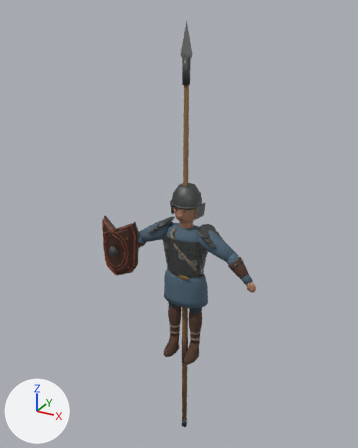
A saved change to the glTF model models/realistic_spearman.glb.
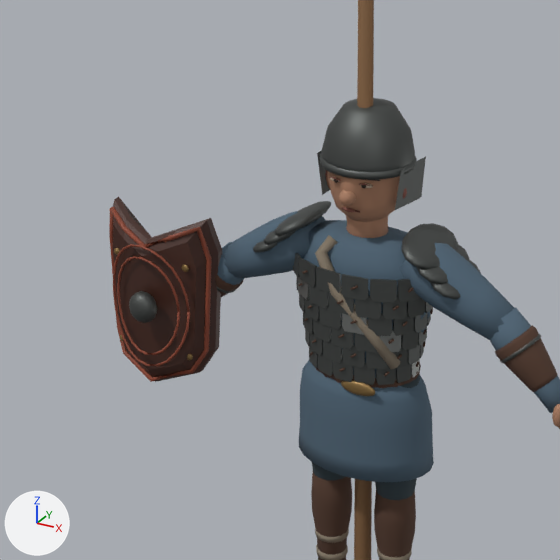
There are two pictures of each version: one whole from a camera (50 mm lens) standing at (2.18, -4.11, 3.64) and looking at (-0.13, 0.11, 1.54), one close up on the part from 19% to 70% of the width and 34% to 75% of the height. Every picture has the same lights, and +X, +Y and +Z are marked at lower left. The older version's two pictures come first. Vertices at exactly the same position are counted once.

Names of what the first close-up shows: 'Combatant', 'RealisticWeapon'.
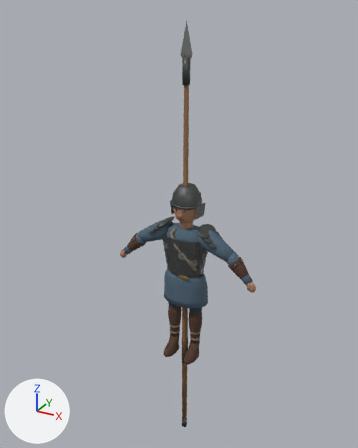
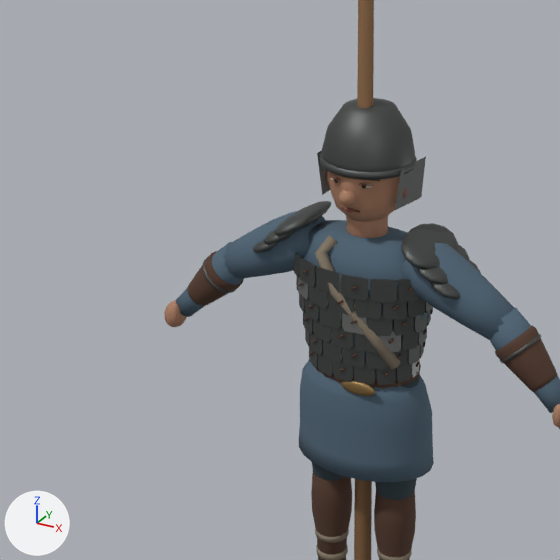
Pixel boxes (x1, y1, x2, y2) of what changed, in the close-ups (560 x 560 px):
'Combatant', reshaped: before (109, 98, 560, 560); after (164, 98, 560, 560)
part 1 of me_combatant, deleted: before (109, 197, 222, 382)

The change in detail:
me_combatant is used by ob_combatant; location (0.0, 0.0, 0.0).
me_combatant had 6610 vertices, 12380 faces and spanned x -1.0..0.81, y -0.26..0.19, z 0.02..2.03.
me_combatant now has 5850 vertices, 10904 faces and spans x -0.81..0.81, y -0.22..0.19, z 0.02..2.03.
me_combatant part 1: 11 loose pieces with 760 vertices, spanning x -1.0..-0.55, y -0.26..-0.04, z 0.88..1.53, are deleted.
me_combatant no longer uses material mat_realistic_darklacquer (brown #482a21).
me_combatant no longer uses material mat_realistic_cinnabar (brown #8a432d).
